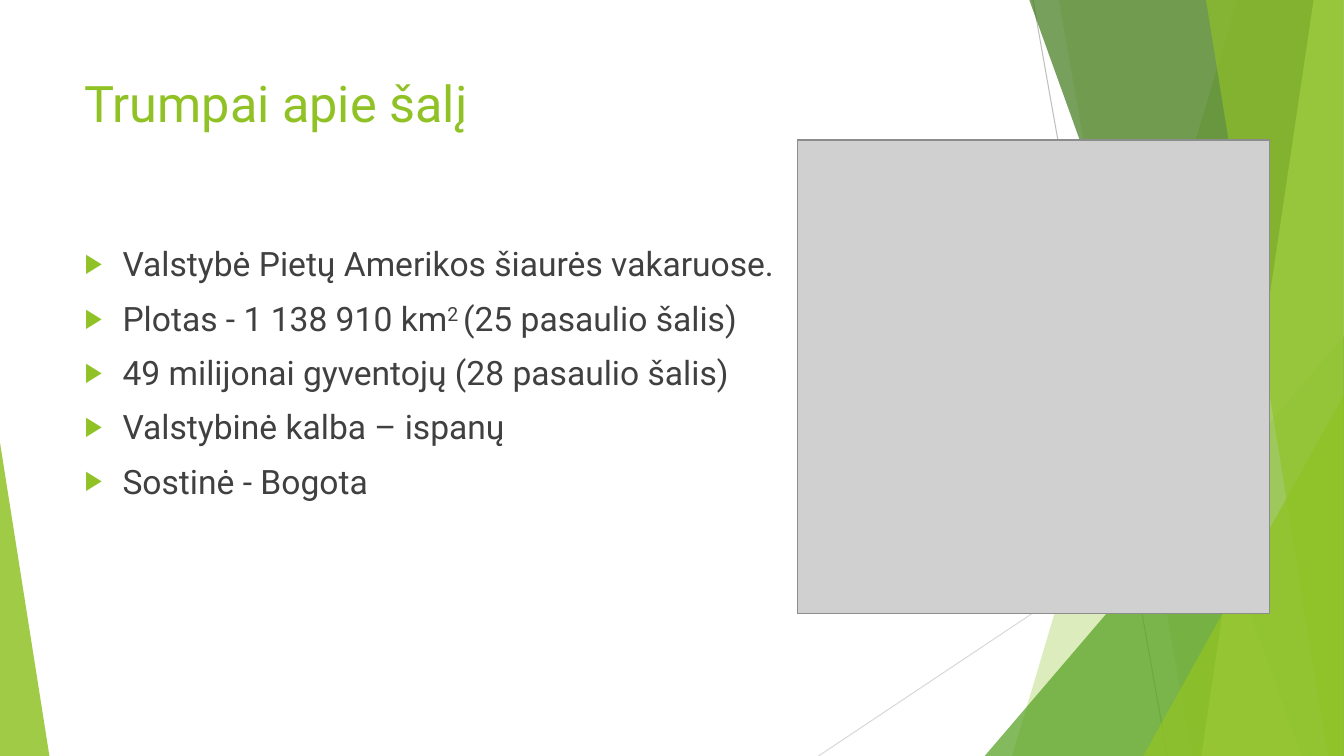
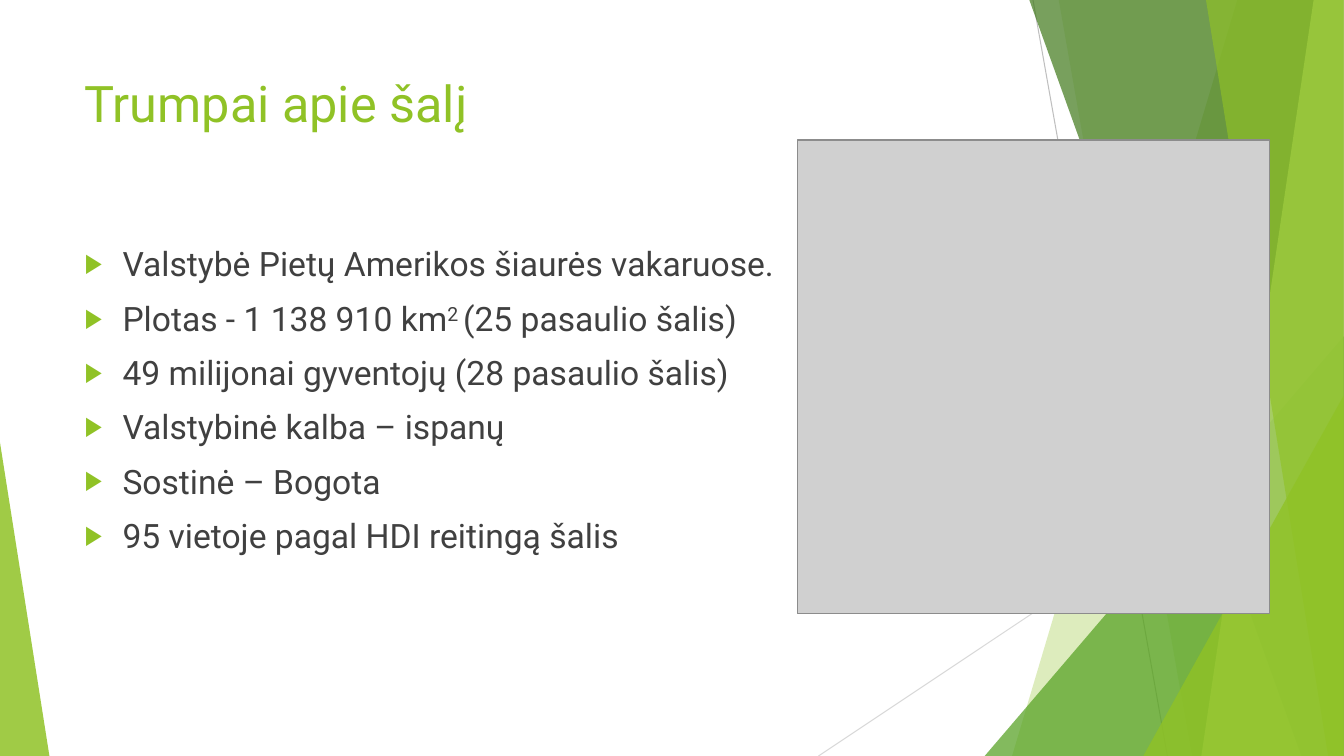
Before and after one commit to ZilvinasAbr/SocialinesRaidosProjektas, a slide deck: slide 4 of Pristatymas.pptx. Drawn at 1344x756 pixels with LibreOffice and Linux fonts; fonts in the diff are those of the drawing; grey boxes stand for pictures. Boxes give left, top, right and bottom in pixels: in the first picture for what was removed or moved away, otherwise in the second. Text is boxed around its words. In the diff, an @@ line names an element or a change of style, - is before the commit and + after.

```diff
--- a/Pristatymas.pptx
+++ b/Pristatymas.pptx
@@ text at <box>123,470,618,555</box>: text changed @@
-▶ Sostinė - Bogota
+▶ Sostinė – Bogota
+▶ 95 vietoje pagal HDI reitingą šalis
```
Also in this commit, not shown: 1 other slide changed, 1 slide added, 1 other file.
